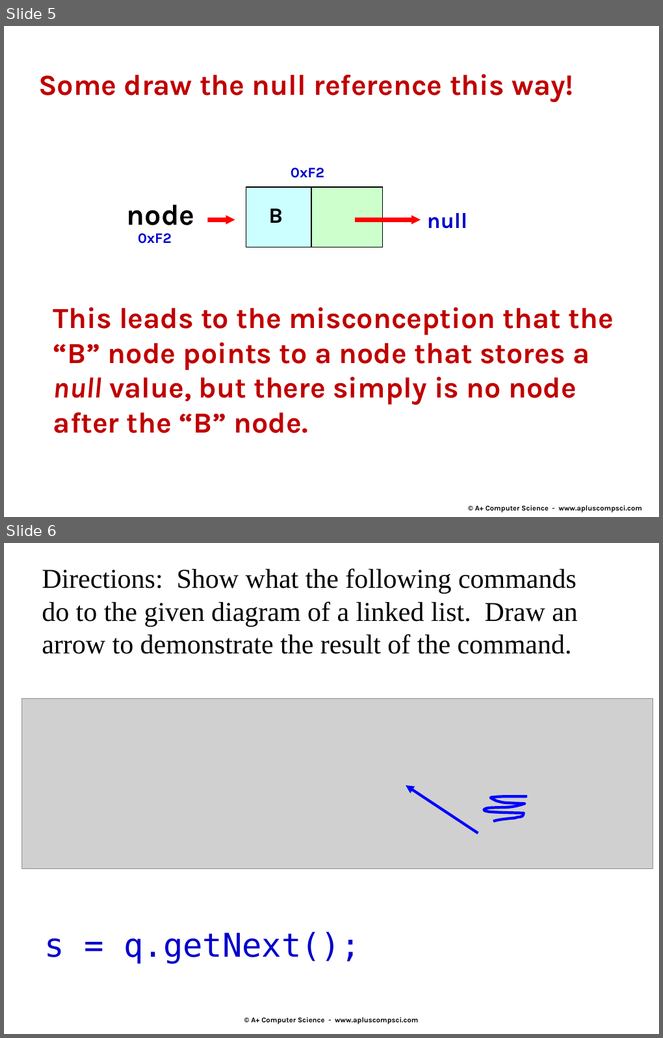
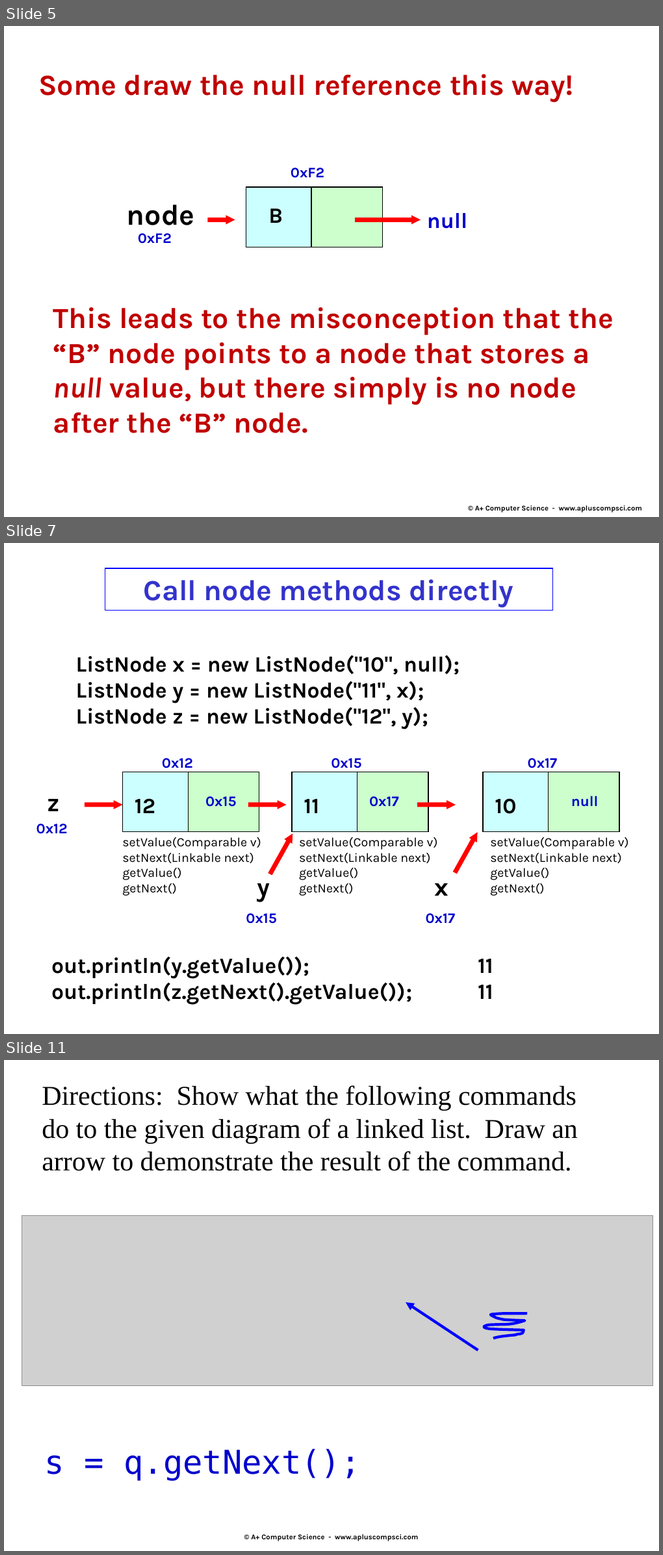
Before and after one commit to Cy-FairCS/cs3, a slide deck: u07a_linkedLists/notes/__b_Nodes linked abnormally.pptx. Shown one above the other, each under a label of ours: slides 5 and 6 before the commit, slides 5, 7 and 11 after it; the slides between them are not shown. The pictures are 663x1038 and 663x1555 pixels, drawn with LibreOffice and Linux fonts; fonts in the diff are those of the drawing; grey boxes stand for pictures. Boxes give left, top, right and bottom in pixels: in the first picture for what was removed or moved away, otherwise in the second. Text is boxed around its words. In the diff, an @@ line names an element or a change of style, - is before the commit and + after.

```diff
--- a/u07a_linkedLists/notes/__b_Nodes linked abnormally.pptx
+++ b/u07a_linkedLists/notes/__b_Nodes linked abnormally.pptx
@@ slide 7 added at <box>4,543,659,1034</box>, background #FFFFFF @@
@@ rectangle added at <box>105,568,553,611</box>, outline #0000FF 1 pt, 32 pt, text #3333CC, bold @@
+Call node methods directly
@@ text added at <box>76,655,460,730</box>, 24 pt, text #000000, bold @@
+ListNode x = new ListNode("10", null);
+ListNode y = new ListNode("11", x);
+ListNode z = new ListNode("12", y);
@@ group added at <box>36,758,629,924</box>: 18 texts, 6 rectangles, 5 arrows @@
+setValue(Comparable v)
+setNext(Linkable next)
+getValue()
+getNext()
+setValue(Comparable v)
+setNext(Linkable next)
+getValue()
+getNext()
+setValue(Comparable v)
+setNext(Linkable next)
+getValue()
+getNext()
+10
+x
+0x17
+null
+0x17
+11
+12
+y
+z
+0x12
+0x12
+0x15
+0x15
+0x17
+0x15
@@ text added at <box>51,957,493,1005</box>, 24 pt, text #000000, bold @@
+out.println(y.getValue()); 11
+out.println(z.getNext().getValue()); 11
@@ what was slide 6 is now slide 11 @@
```
Also in this commit, not shown: 6 other slides added, 4 other files.
